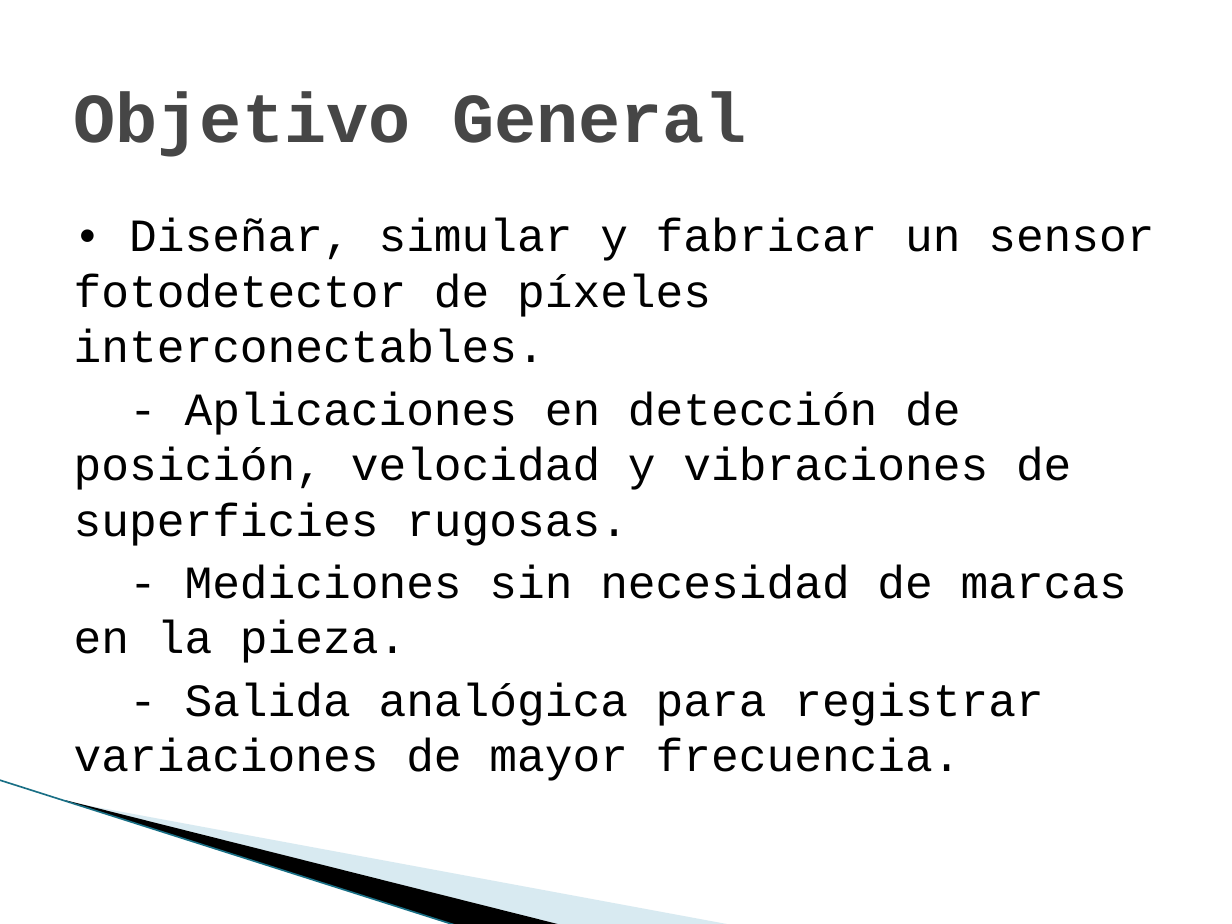
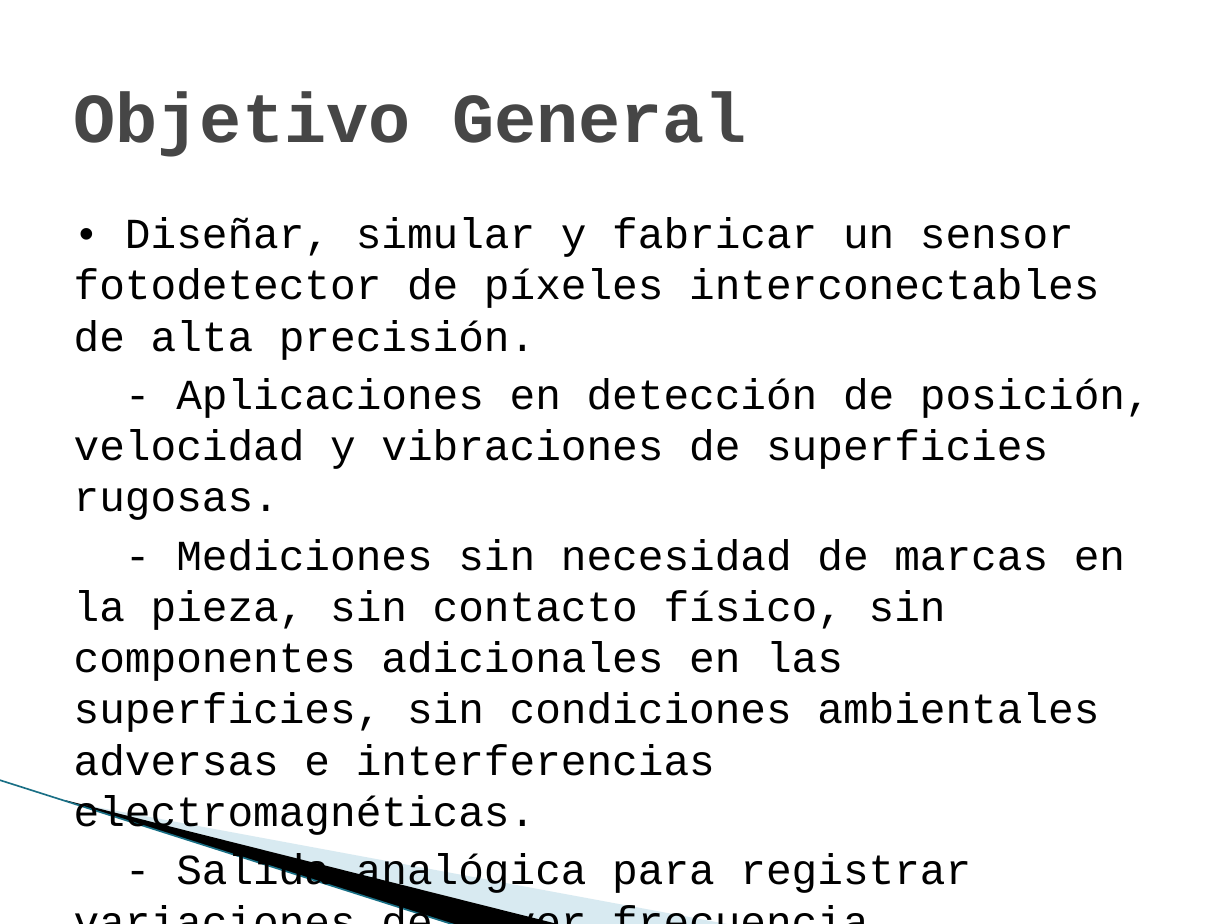
Before and after one commit to marianomorel/maestria-repo, a slide deck: slide 3 of sensores_cmos_presentacion.pptx. Drawn at 1232x924 pixels with LibreOffice and Linux fonts; fonts in the diff are those of the drawing; background and template pictures are left out. Boxes give left, top, right and bottom in pixels: in the first picture for what was removed or moved away, otherwise in the second. Text is boxed around its words. In the diff, an @@ line names an element or a change of style, - is before the commit and + after.

```diff
--- a/sensores_cmos_presentacion.pptx
+++ b/sensores_cmos_presentacion.pptx
@@ text at [74,217,1099,360]: text changed; size 27 to 25 pt @@
-• Diseñar, simular y fabricar un sensor fotodetector de píxeles interconectables.
+• Diseñar, simular y fabricar un sensor fotodetector de píxeles interconectables de alta precisión.
@@ text at [74,378,1151,896]: size 27 to 25 pt in "- Aplicaciones en detección de posición, velocidad ...", "- Salida analógica para registrar variaciones de ..." @@
@@ text at [74,539,1125,838]: text changed; size 27 to 25 pt @@
-- Mediciones sin necesidad de marcas en la pieza.
+- Mediciones sin necesidad de marcas en la pieza, sin contacto físico, sin componentes adicionales en las superficies, sin condiciones ambientales adversas e interferencias electromagnéticas.
```
Also in this commit, not shown: 7 other slides changed, 1 slide added, 2 other files.
